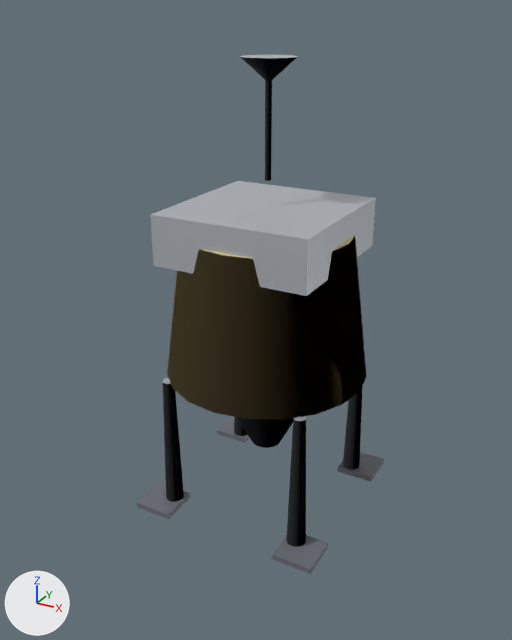
Renders of the glTF model public/models/moon_lander.glb from each side of a commit.
One viewpoint serves both versions: a 50 mm lens placed at (3.13, -5.93, 4.99), pointed at (-0.04, -0.17, 2.11). Arrows for +X, +Y and +Z are at lower left; the lights stay in place. The first picture is the older version. Where no turn or scale is listed for an object, it has been applied to the vertices. Vertices at exactly the same position are counted once.

Names of what the first picture shows: '发动机喷口', '天线碟', '机身', '着陆腿0', '着陆腿1', '着陆腿2', '着陆腿3', '脚垫0', '脚垫1', '脚垫2', '脚垫3', '设备舱' and 1 more.
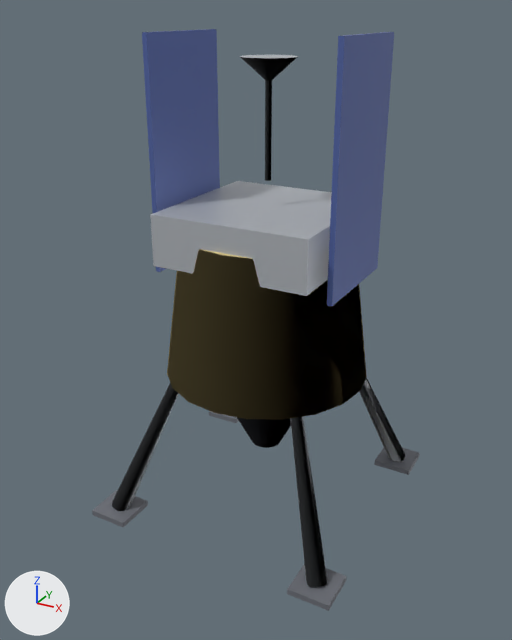
Edits to the bpy script that builds the scene:
```text
Add mat_material_3:
    mat_material_3 = principled_material('Material_3')
    mat_material_3.base_color = (0.1, 0.15, 0.42)  # blue #596cad
    mat_material_3.metallic = 0.25
    mat_material_3.roughness = 0.35
Change me_mesh_5:
    used by ob_着陆腿0; location = (0.74, -0.74, 0.0)
    remove me_mesh_5.from_pydata(...)  # 44 vertices, 80 faces; spans x -0.1..0.1, y -0.1..0.1, z 0.0..1.5
    add me_mesh_5.from_pydata(...)  # 26 vertices, 48 faces; spans x 0.61..1.26, y -1.26..-0.61, z 0.01..1.53
    me_mesh_5 part 1: 44 vertices removed from x -0.1..0.1, y -0.1..0.1, z 0.0..1.5
    me_mesh_5 part 2: 26 vertices added at x 0.61..1.26, y -1.26..-0.61, z 0.01..1.53
Change me_mesh_7:
    used by ob_着陆腿1; location = (-0.74, -0.74, 0.0)
    remove me_mesh_7.from_pydata(...)  # 44 vertices, 80 faces; spans x -0.1..0.1, y -0.1..0.1, z 0.0..1.5
    add me_mesh_7.from_pydata(...)  # 26 vertices, 48 faces; spans x -1.26..-0.61, y -1.26..-0.61, z 0.01..1.53
    me_mesh_7 part 3: 44 vertices removed from x -0.1..0.1, y -0.1..0.1, z 0.0..1.5
    me_mesh_7 part 4: 26 vertices added at x -1.26..-0.61, y -1.26..-0.61, z 0.01..1.53
Change me_mesh_11:
    used by ob_着陆腿3; location = (0.74, 0.74, 0.0)
    remove me_mesh_11.from_pydata(...)  # 44 vertices, 80 faces; spans x -0.1..0.1, y -0.1..0.1, z 0.0..1.5
    add me_mesh_11.from_pydata(...)  # 26 vertices, 48 faces; spans x 0.61..1.26, y 0.61..1.26, z 0.01..1.53
    me_mesh_11 part 5: 44 vertices removed from x -0.1..0.1, y -0.1..0.1, z 0.0..1.5
    me_mesh_11 part 6: 26 vertices added at x 0.61..1.26, y 0.61..1.26, z 0.01..1.53
Add me_mesh_14:
    me_mesh_14.from_pydata([(-0.02, -0.58, 2.2), (-0.03, -0.58, 0.0), (0.03, -0.58, 0.0), (0.03, -0.58, 2.2), (-0.03, 0.58, 0.0), (-0.02, 0.58, 2.2), (0.03, 0.58, 2.2), (0.03, 0.58, 0.0)], [], [(0, 1, 2), (0, 2, 3), (4, 5, 6), (4, 6, 7), (1, 4, 7), (1, 7, 2), (5, 0, 3), (5, 3, 6), (3, 2, 7), (3, 7, 6), (5, 4, 1), (5, 1, 0)])
    me_mesh_14.materials.append(mat_material_3)  # blue #596cad
Add me_mesh_13:
    me_mesh_13.from_pydata([(0.03, -0.58, 0.0), (0.02, -0.58, 2.2), (-0.03, -0.58, 2.2), (-0.03, -0.58, 0.0), (0.02, 0.58, 2.2), (0.03, 0.58, 0.0), (-0.03, 0.58, 0.0), (-0.03, 0.58, 2.2)], [], [(0, 1, 2), (0, 2, 3), (4, 5, 6), (4, 6, 7), (1, 4, 7), (1, 7, 2), (5, 0, 3), (5, 3, 6), (3, 2, 7), (3, 7, 6), (5, 4, 1), (5, 1, 0)])
    me_mesh_13.materials.append(mat_material_3)  # blue #596cad
Change ob_着陆腿0:
    ob_着陆腿0.location: (0.74, -0.74, 0.0) -> (0.0, 0.0, 0.0)
Change ob_脚垫0:
    ob_脚垫0.location: (0.83, -0.83, 0.03) -> (1.17, -1.17, 0.03)
Change ob_着陆腿1:
    ob_着陆腿1.location: (-0.74, -0.74, 0.0) -> (0.0, 0.0, 0.0)
Change ob_脚垫1:
    ob_脚垫1.location: (-0.83, -0.83, 0.03) -> (-1.17, -1.17, 0.03)
Change ob_着陆腿2:
    ob_着陆腿2.location: (-0.74, 0.74, 0.0) -> (0.0, 0.0, 0.0)
Change ob_脚垫2:
    ob_脚垫2.location: (-0.83, 0.83, 0.03) -> (-1.17, 1.17, 0.03)
Change ob_着陆腿3:
    ob_着陆腿3.location: (0.74, 0.74, 0.0) -> (0.0, 0.0, 0.0)
Change ob_脚垫3:
    ob_脚垫3.location: (0.83, 0.83, 0.03) -> (1.17, 1.17, 0.03)
Add ob_panell:
    ob_panell = bpy.data.objects.new('panelL', me_mesh_14)
    ob_panell.location = (-0.92, 0.0, 2.6)
Add ob_panelr:
    ob_panelr = bpy.data.objects.new('panelR', me_mesh_13)
    ob_panelr.location = (0.92, 0.0, 2.6)
```

What differs and where, as boxes [x1, y1, x2, y2] in the pictures (512 x 640 px):
'panelR', added (blue)
    after: [327, 32, 394, 306]
'panelL', added (blue)
    after: [142, 29, 220, 272]
'着陆腿0', reshaped, moved (95% wider, 30% taller)
    before: [287, 416, 306, 547]
    after: [290, 417, 328, 587]
'着陆腿1', reshaped, moved (209% wider)
    before: [163, 378, 184, 501]
    after: [112, 383, 179, 511]
'脚垫0', moved
    before: [272, 535, 328, 574]
    after: [287, 564, 347, 611]
'着陆腿3', reshaped, moved
    before: [343, 385, 363, 470]
    after: [359, 377, 405, 461]
'脚垫1', moved
    before: [137, 482, 190, 519]
    after: [92, 489, 148, 528]
'脚垫3', moved
    before: [337, 452, 384, 482]
    after: [374, 448, 420, 475]
'脚垫2', moved
    before: [217, 416, 250, 443]
    after: [209, 411, 239, 423]
'着陆腿2', moved (not visible afterwards)
    before: [234, 417, 248, 436]
part 1 of me_mesh_5, deleted
    before: [287, 416, 306, 547]
part 2 of me_mesh_5, added
    after: [290, 417, 328, 587]
part 3 of me_mesh_7, deleted
    before: [163, 378, 184, 501]
part 4 of me_mesh_7, added
    after: [112, 383, 179, 511]
part 5 of me_mesh_11, deleted
    before: [343, 385, 363, 470]
part 6 of me_mesh_11, added
    after: [359, 377, 405, 461]
